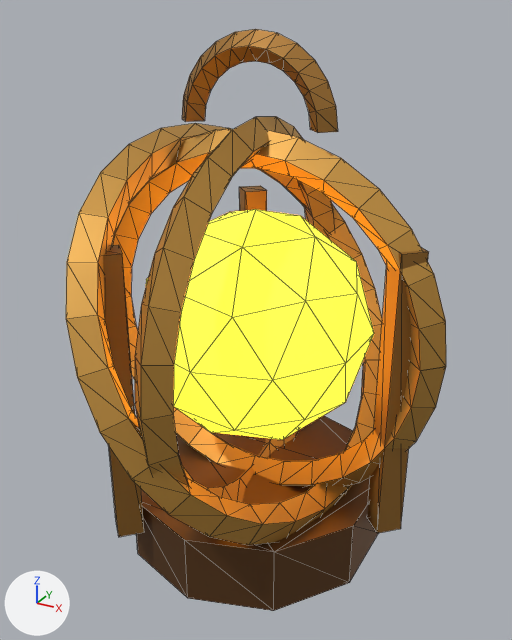
One commit to the glTF model art/models/sun_shrine_folded.glb: the scene before it, then after it.
Camera for both pictures: a 50 mm lens placed at (0.614, -1.114, 1.116), pointed at (0.005, -0.007, 0.563). The lights are fixed; the arrows at lower left show +X, +Y and +Z. The older version comes first. Mesh edges are drawn as thin lines. Where no turn or scale is listed for an object, it has been applied to the vertices. Vertices at exactly the same position are counted once.

The first picture shows 'Carry_handle', 'Folded_leg', 'Folded_leg.001', 'Folded_leg.002', 'Lantern_base', 'Orbit_ring_0.002', 'Orbit_ring_1.002', 'Orbit_ring_2.002', 'Sun.002'.
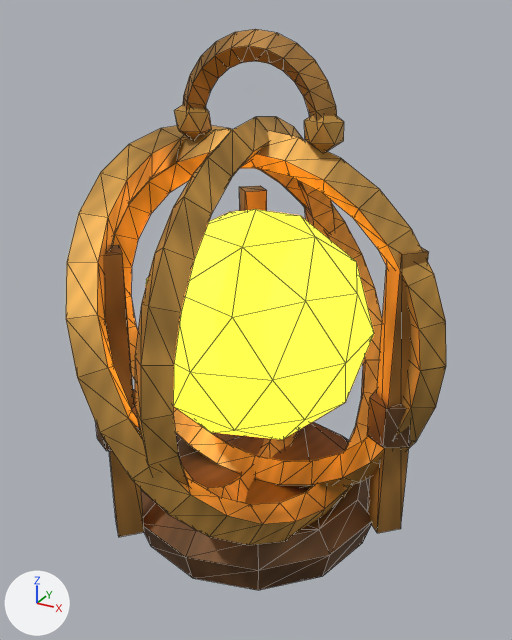
Location of each change, [x1, y1, x2, y2] in pixels of the pictures (512 x 640 px):
'Orbit_ring_2.002', surface changed: [66, 125, 382, 545] in both
'Orbit_ring_0.002', surface changed: [111, 129, 446, 487] in both
'Lantern_base', surface changed, reshaped (14% shorter): before [136, 416, 378, 611]; after [141, 422, 372, 590]
'Folded_leg', surface changed, reshaped: [367, 247, 429, 533] in both
'Carry_handle', surface changed, reshaped (9% wider, 18% taller): before [182, 29, 338, 133]; after [174, 29, 344, 152]
'Folded_leg.002', reshaped: before [103, 245, 144, 537]; after [96, 245, 144, 537]
part 1 of me_carry_handle, added (brown): after [174, 104, 212, 140]
part 2 of me_carry_handle, added (brown): after [304, 115, 344, 152]
part 3 of me_cylinder_021, added (brown): after [367, 390, 411, 448]
part 4 of me_cylinder_021, surface changed: [368, 252, 415, 533] in both
part 5 of me_cylinder_023, added (mostly hidden): after [96, 389, 137, 451]
part 6 of me_cylinder_023, surface changed: [103, 245, 144, 534] in both

The change, as a list of edits to the scene's bpy script:
```text
Change mat_bronze:
    remove mat_bronze.base_color = (0.386, 0.188, 0.0395)  # brown #a77838
    add mat_bronze.texture = img_bronze_painted
    mat_bronze.metallic: 0.65 -> 0.52
    mat_bronze.roughness: 0.52 -> 0.56
Change mat_bronze_dark:
    remove mat_bronze_dark.base_color = (0.156, 0.0704, 0.0242)  # brown #6e4b2b
    add mat_bronze_dark.texture = img_bronze_dark_painted
    mat_bronze_dark.metallic: 0.65 -> 0.52
    mat_bronze_dark.roughness: 0.52 -> 0.56
Change mat_brass:
    remove mat_brass.base_color = (0.584, 0.314, 0.0648)  # orange #c99848
    add mat_brass.texture = img_brass_painted
    mat_brass.metallic: 0.65 -> 0.52
    mat_brass.roughness: 0.52 -> 0.56
Change me_carry_handle:
    remove me_carry_handle.from_pydata(...)  # 52 vertices, 100 faces; spans x -0.155..0.155, y -0.025..0.025, z 0.93..1.085
    add me_carry_handle.from_pydata(...)  # 76 vertices, 140 faces; spans x -0.165..0.165, y -0.03..0.03, z 0.892..1.085
    me_carry_handle part 1: a new loose piece, an icosphere of 20 faces spanning x -0.165..-0.095, y -0.03..0.03, z 0.892..0.968, in mat_brass (picture img_brass_painted)
    me_carry_handle part 2: a new loose piece, an icosphere of 20 faces spanning x 0.095..0.165, y -0.03..0.03, z 0.892..0.968, in mat_brass (picture img_brass_painted)
    add me_carry_handle.materials.append(mat_brass)  # picture img_brass_painted
Change me_cylinder_021:
    remove me_cylinder_021.from_pydata(...)  # 8 vertices, 12 faces; spans x -0.035..0.035, y -0.035..0.035, z -0.285..0.285
    add me_cylinder_021.from_pydata(...)  # 32 vertices, 52 faces; spans x -0.039..0.039, y -0.045..0.045, z -0.285..0.285
    me_cylinder_021 part 3: a new loose piece, a 6-sided cylinder along z spanning x -0.039..0.039, y -0.045..0.045, z -0.081..0.001, in mat_bronze_dark (picture img_bronze_dark_painted)
    me_cylinder_021 part 4: 12 kept faces spanning x -0.035..0.035, y -0.035..0.035, z -0.285..0.285 get new texture (UV) coordinates
    other edits to the shape of me_cylinder_021 do not show in these pictures
    add me_cylinder_021.materials.append(mat_bronze_dark)  # picture img_bronze_dark_painted
    add me_cylinder_021.materials.append(mat_brass)  # picture img_brass_painted
Change me_cylinder_023:
    remove me_cylinder_023.from_pydata(...)  # 8 vertices, 12 faces; spans x -0.035..0.035, y -0.035..0.035, z -0.285..0.285
    add me_cylinder_023.from_pydata(...)  # 32 vertices, 52 faces; spans x -0.039..0.039, y -0.045..0.045, z -0.285..0.285
    me_cylinder_023 part 5: a new loose piece, a 6-sided cylinder along z spanning x -0.039..0.039, y -0.045..0.045, z -0.081..0.001, in mat_bronze_dark (picture img_bronze_dark_painted)
    me_cylinder_023 part 6: 12 kept faces spanning x -0.035..0.035, y -0.035..0.035, z -0.285..0.285 get new texture (UV) coordinates
    other edits to the shape of me_cylinder_023 do not show in these pictures
    add me_cylinder_023.materials.append(mat_bronze_dark)  # picture img_bronze_dark_painted
    add me_cylinder_023.materials.append(mat_brass)  # picture img_brass_painted
Change me_cylinder_020:
    remove me_cylinder_020.from_pydata(...)  # 20 vertices, 36 faces; spans x -0.257..0.257, y -0.27..0.27, z -0.07..0.07
    add me_cylinder_020.from_pydata(...)  # 48 vertices, 92 faces; spans x -0.27..0.27, y -0.27..0.27, z -0.07..0.065
    me_cylinder_020 part 7: the whole mesh is rebuilt
Change me_orbit_ring_1_002:
    where me_orbit_ring_1_002.from_pydata(...)  # 112 vertices, 228 faces; spans x -0.053..0.053, y -0.393..0.393, z 0.156..0.944
    me_orbit_ring_1_002 part 8: texture (UV) coordinates changed
Change me_orbit_ring_2_002:
    where me_orbit_ring_2_002.from_pydata(...)  # 112 vertices, 228 faces; spans x -0.218..0.218, y -0.408..0.408, z 0.189..0.911
    me_orbit_ring_2_002 part 9: texture (UV) coordinates changed
```
